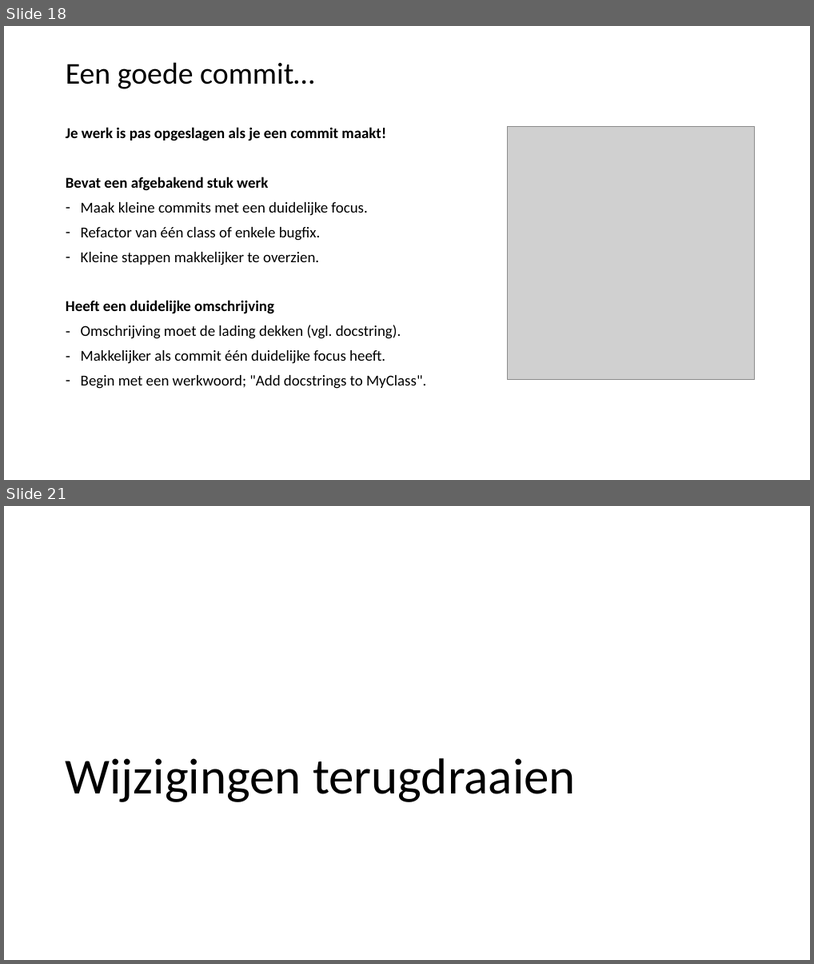
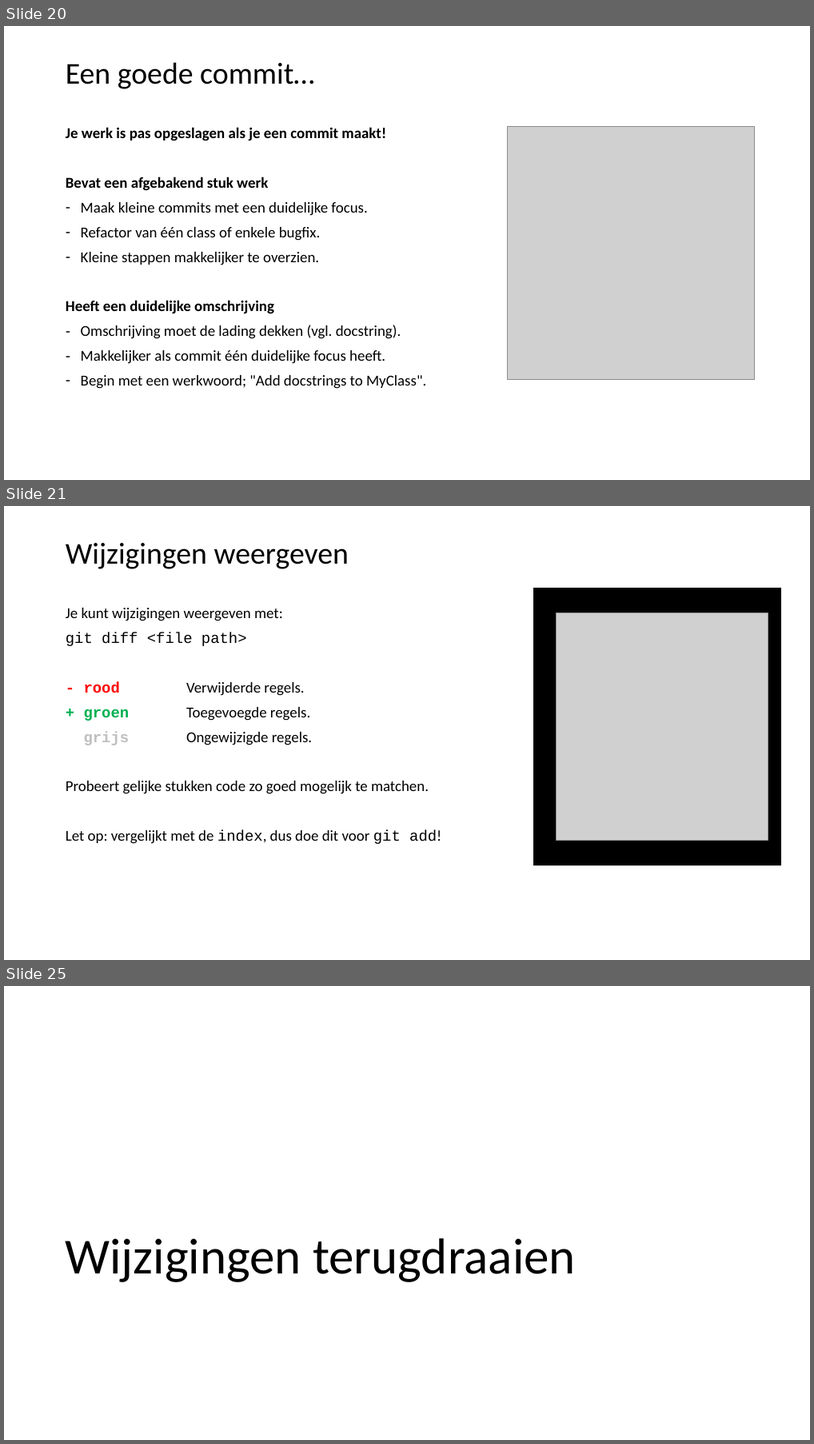
Before and after one commit to LFKoning/knowledge-sharing, a slide deck: git_course/1_basics/git_basic.pptx. Shown one above the other, each under a label of ours: slides 18 and 21 before the commit, slides 20, 21 and 25 after it; the slides between them are not shown. The pictures are 814x964 and 814x1444 pixels, drawn with LibreOffice and Linux fonts; fonts in the diff are those of the drawing; grey boxes stand for pictures. Boxes give left, top, right and bottom in pixels: in the first picture for what was removed or moved away, otherwise in the second. Text is boxed around its words. In the diff, an @@ line names an element or a change of style, - is before the commit and + after.

```diff
--- a/git_course/1_basics/git_basic.pptx
+++ b/git_course/1_basics/git_basic.pptx
@@ slide 21 added at (4,506,810,960), background #FFFFFF @@
@@ title added at (66,543,349,569), 36 pt, text #000000 @@
+Wijzigingen weergeven
@@ rectangle added at (534,588,782,864), fill #000000, outline #000000 1 pt @@
@@ text added at (66,608,442,844), 18 pt, text #000000 @@
+Je kunt wijzigingen weergeven met:
+git diff <file path>
+- rood Verwijderde regels.
++ groen Toegevoegde regels.
+grijs Ongewijzigde regels.
+Probeert gelijke stukken code zo goed mogelijk te matchen.
+Let op: vergelijkt met de index, dus doe dit voor git add!
@@ picture added at (557,613,769,840) @@
@@ what was slide 18 is now slide 20 @@
@@ what was slide 21 is now slide 25 @@
```
Also in this commit, not shown: 7 slides changed, 15 other slides added, 1 other file.
